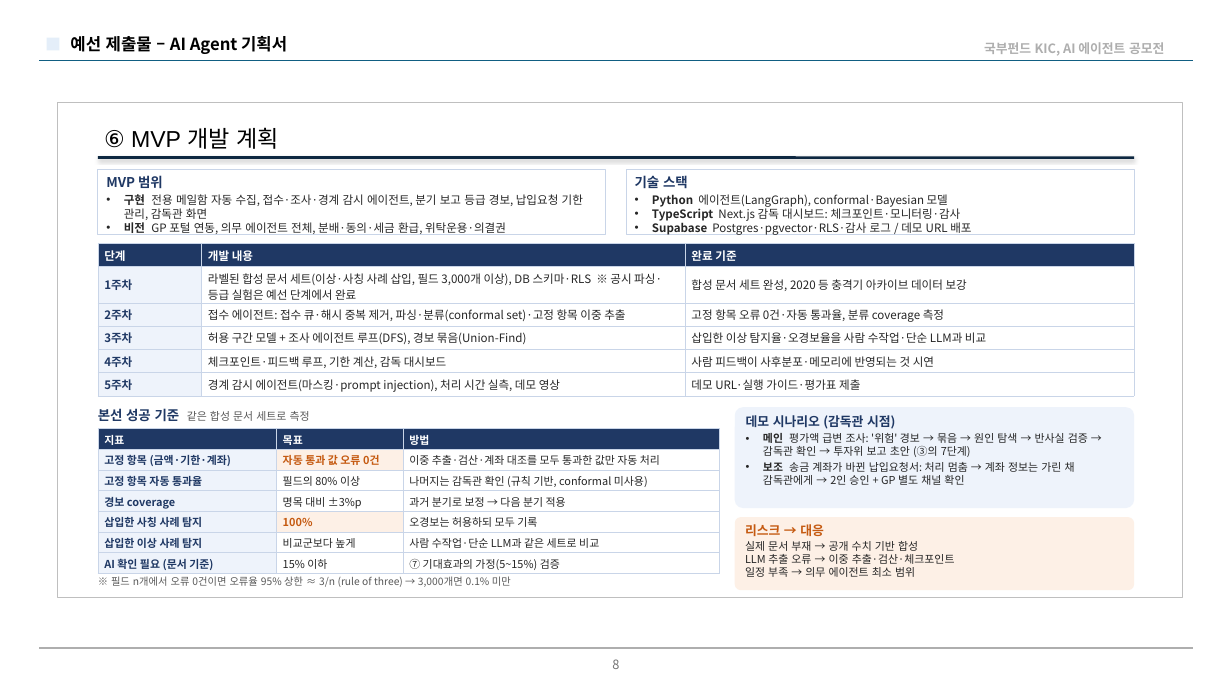
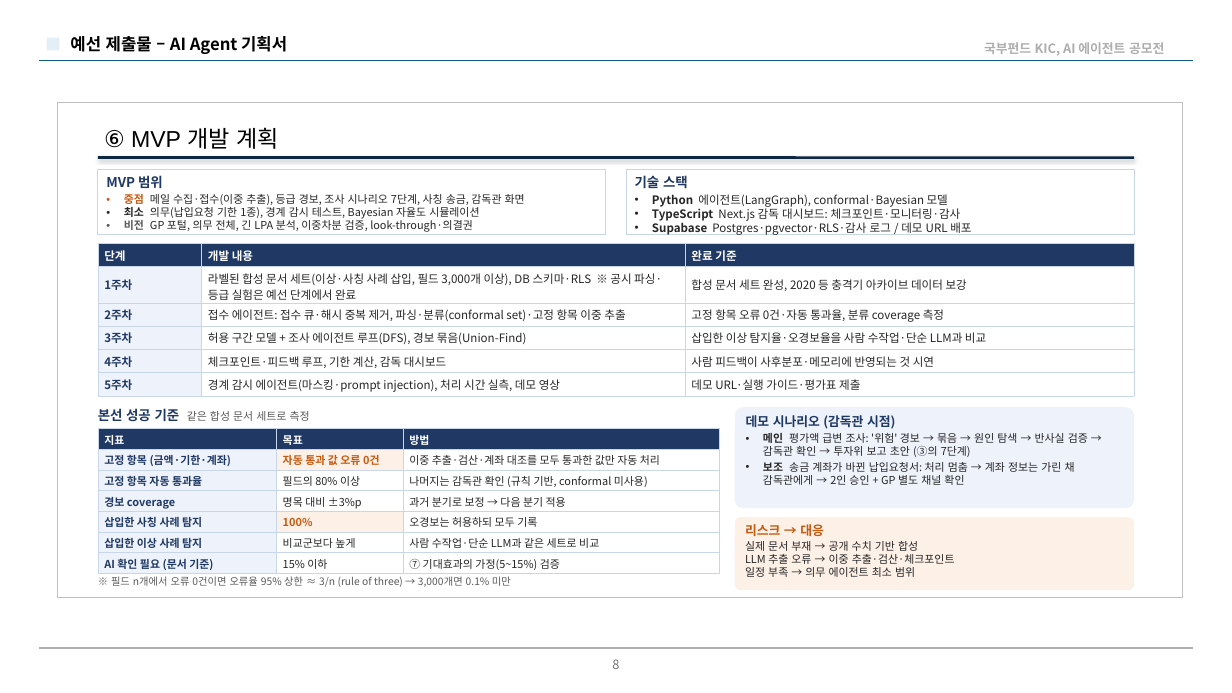
Before and after one commit to Chaewon-Park-STUDY/KIC-AI-Agent-2026, a slide deck: slide 8 of docs/proposal/HumanSight_proposal_draft_v7.pptx. Drawn at 1232x693 pixels with LibreOffice and Linux fonts; fonts in the diff are those of the drawing; background and template pictures are left out. Boxes give left, top, right and bottom in pixels: in the first picture for what was removed or moved away, otherwise in the second. Text is boxed around its words. In the diff, an @@ line names an element or a change of style, - is before the commit and + after.

```diff
--- a/docs/proposal/HumanSight_proposal_draft_v7.pptx
+++ b/docs/proposal/HumanSight_proposal_draft_v7.pptx
@@ text in rectangle at [124,194,525,232]: text changed; size 9 to 8.5 pt @@
-• 구현 전용 메일함 자동 수집, 접수·조사·경계 감시 에이전트, 분기 보고 등급 경보, 납입요청 기한 관리, 감독관 화면
-• 비전 GP 포털 연동, 의무 에이전트 전체, 분배·동의·세금 환급, 위탁운용·의결권
+• 중점 메일 수집·접수(이중 추출), 등급 경보, 조사 시나리오 7단계, 사칭 송금, 감독관 화면
+• 최소 의무(납입요청 기한 1종), 경계 감시 테스트, Bayesian 자율도 시뮬레이션
+• 비전 GP 포털, 의무 전체, 긴 LPA 분석, 이중차분 검증, look-through·의결권
```
Also in this commit, not shown: 7 other slides changed, 3 other files.
